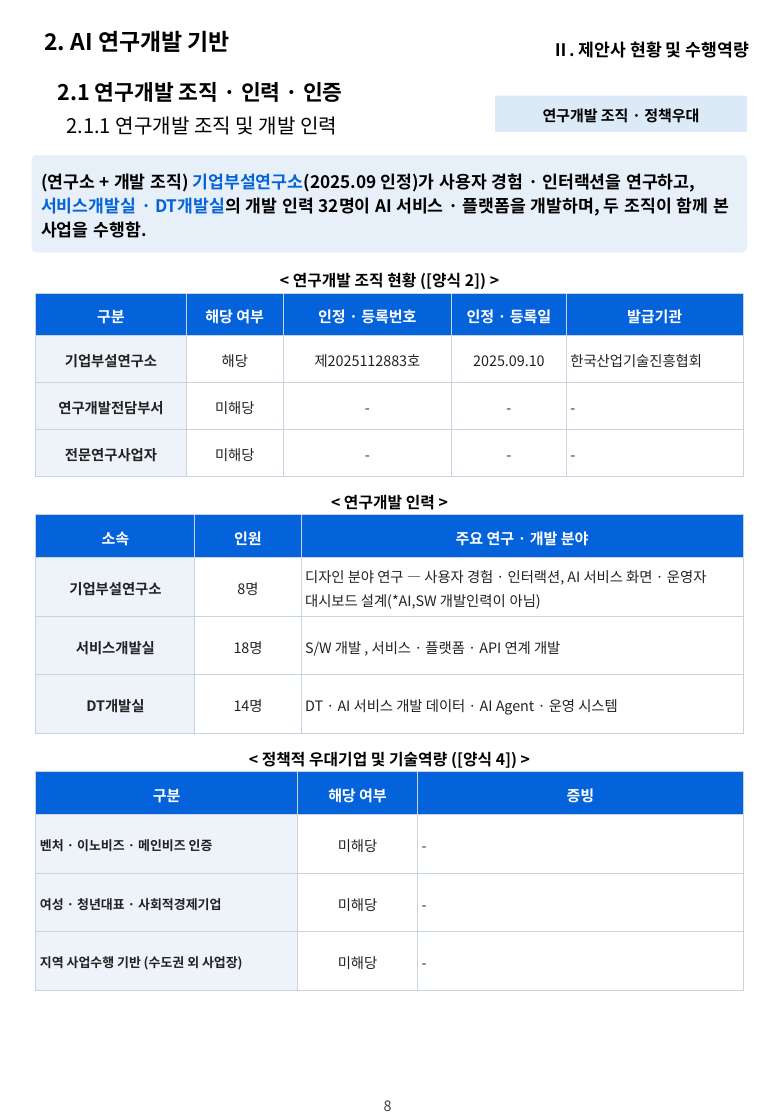
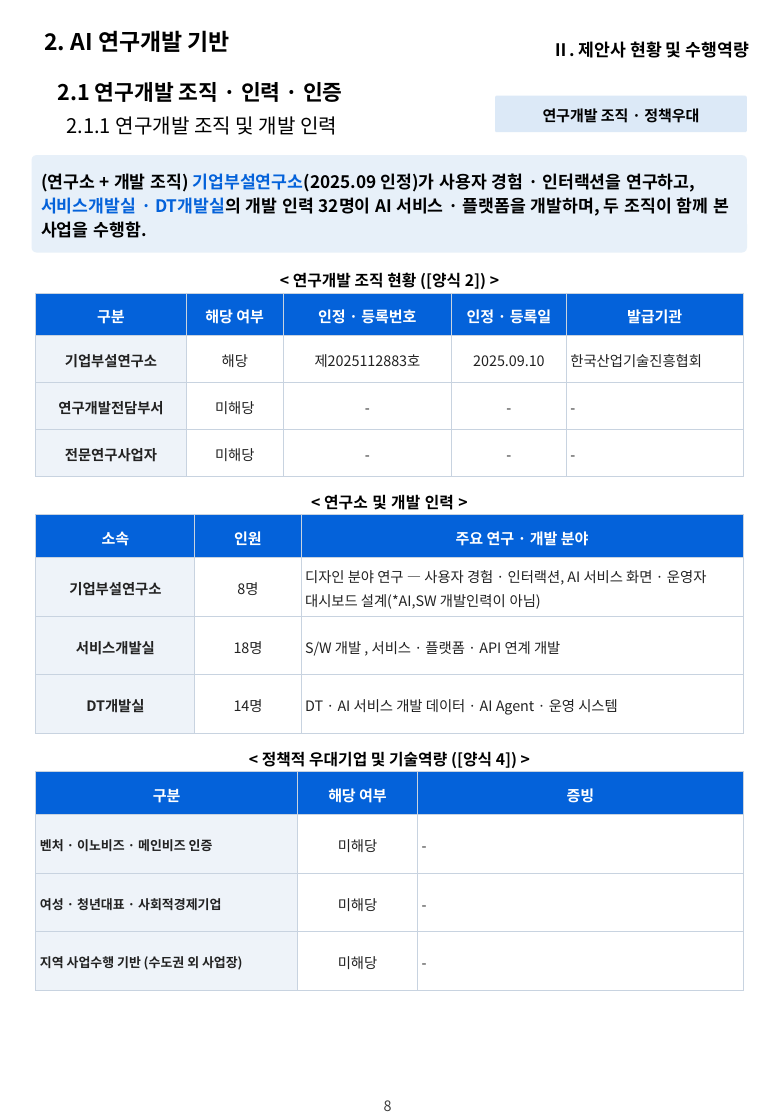
Before and after one commit to hwangsteeve-tech/hbjw, a slide deck: slide 8 of proposals/2026-11_dsit-parking-ai/dsit_proposal.pptx. Drawn at 775x1120 pixels with LibreOffice and Linux fonts; fonts in the diff are those of the drawing; background and template pictures are left out. Boxes give left, top, right and bottom in pixels: in the first picture for what was removed or moved away, otherwise in the second. Text is boxed around its words. In the diff, an @@ line names an element or a change of style, - is before the commit and + after.

```diff
--- a/proposals/2026-11_dsit-parking-ai/dsit_proposal.pptx
+++ b/proposals/2026-11_dsit-parking-ai/dsit_proposal.pptx
@@ text at [324,494,454,510]: text changed @@
-< 연구개발 인력 >
+< 연구소 및 개발 인력 >
```
Also in this commit, not shown: 2 other slides changed, 4 other files.
